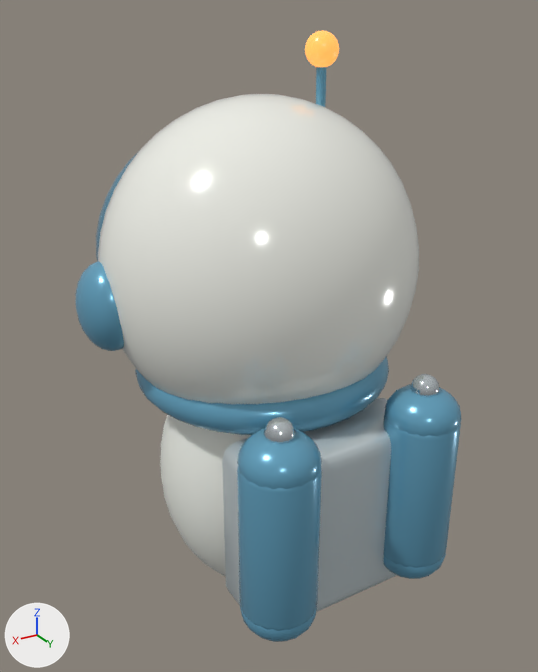
Renders of the glTF model wasm-poc/assets/houston_pilot.glb from each side of a commit.
Before and after are seen from a camera (50 mm lens) standing at (2.43, 4.12, 5.24) and looking at (-0.07, -0.04, 3.17). The lights are fixed; the arrows at lower left show +X, +Y and +Z. The picture after the commit comes second. Where no turn or scale is listed for an object, it has been applied to the vertices. Vertices at exactly the same position are counted once.

The first picture shows 'HoustonPilot'.
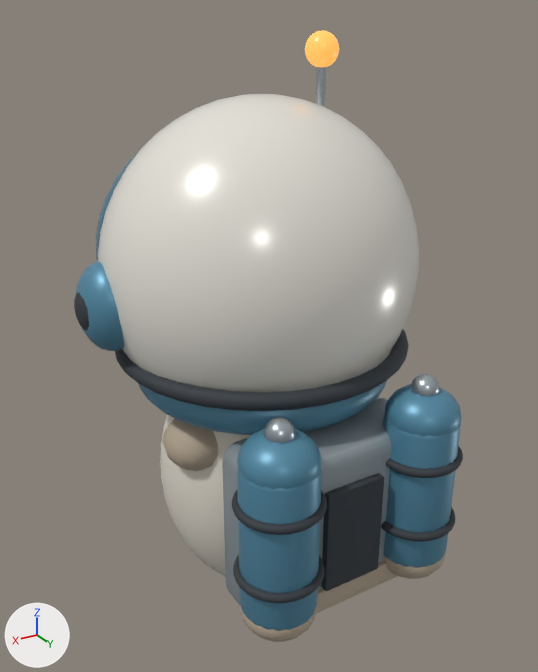
Boxes (x1, y1, x2, y2) around the edits, measured in the pictures (538 x 672 px):
'HoustonPilot', recoloured, surface changed, reshaped
    before: (75, 30, 462, 642)
    after: (74, 30, 463, 642)
part 1 of me_sphere, added
    after: (321, 473, 384, 591)
part 2 of me_sphere, added
    after: (386, 445, 463, 478)
part 3 of me_sphere, added
    after: (381, 507, 455, 542)
part 4 of me_sphere, added
    after: (232, 490, 327, 535)
part 5 of me_sphere, added
    after: (233, 555, 324, 603)
part 6 of me_sphere, added
    after: (115, 329, 409, 411)
part 7 of me_sphere, added
    after: (74, 293, 89, 330)
part 8 of me_sphere, added (beige)
    after: (162, 419, 218, 471)
part 9 of me_sphere, added (beige)
    after: (316, 561, 398, 613)
part 10 of me_sphere, recoloured (white to light grey)
    both: (160, 415, 251, 577)
part 11 of me_sphere, recoloured (blue to light grey)
    both: (316, 67, 327, 107)
part 12 of me_sphere, recoloured
    both: (240, 552, 446, 642)
part 13 of me_sphere, recoloured
    before: (98, 97, 403, 404)
    after: (98, 97, 403, 392)

Patch to the scene script:
```diff
--- a/wasm-poc/assets/houston_pilot.glb.py
+++ b/wasm-poc/assets/houston_pilot.glb.py
@@ mat_houston_blue @@
 mat_houston_blue = principled_material('houston_blue')
-mat_houston_blue.base_color = (0.141, 0.397, 0.571)  # blue #69a9c7
+mat_houston_blue.base_color = (0.0953, 0.27, 0.392)  # blue #578ea8
 mat_houston_blue.metallic = 0.3
-mat_houston_blue.roughness = 0.22
+mat_houston_blue.roughness = 0.4
@@ mat_backpack @@
 mat_backpack = principled_material('backpack')
-mat_backpack.base_color = (0.617, 0.694, 0.716)  # light grey #ced9dc
+mat_backpack.base_color = (0.342, 0.397, 0.423)  # grey #9ea9ae
 mat_backpack.metallic = 0.35
@@ mat_steel @@
 mat_steel = principled_material('steel')
-mat_steel.base_color = (0.723, 0.791, 0.823)  # white #dde6ea
+mat_steel.base_color = (0.479, 0.539, 0.578)  # light grey #b8c2c8
 mat_steel.metallic = 0.94
-mat_steel.roughness = 0.14
+mat_steel.roughness = 0.3
@@ mat_sloth_fur @@
 mat_sloth_fur = principled_material('sloth_fur')
-mat_sloth_fur.base_color = (0.397, 0.279, 0.175)  # beige #a99074
-mat_sloth_fur.roughness = 0.82
+mat_sloth_fur.base_color = (0.332, 0.223, 0.133)  # brown #9c8266
+mat_sloth_fur.roughness = 0.86
@@ mat_sloth_face @@
 mat_sloth_face = principled_material('sloth_face')
-mat_sloth_face.base_color = (0.791, 0.658, 0.468)  # beige #e6d4b6
-mat_sloth_face.roughness = 0.78
+mat_sloth_face.base_color = (0.761, 0.624, 0.392)  # beige #e2cfa8
+mat_sloth_face.roughness = 0.82
@@ mat_sloth_mask @@
 mat_sloth_mask = principled_material('sloth_mask')
-mat_sloth_mask.base_color = (0.107, 0.0666, 0.0452)  # brown #5c493c
-mat_sloth_mask.roughness = 0.78
+mat_sloth_mask.base_color = (0.0844, 0.0513, 0.0343)  # brown #524034
+mat_sloth_mask.roughness = 0.82
@@ mat_cheek @@
 mat_cheek = principled_material('cheek')
-mat_cheek.base_color = (0.694, 0.371, 0.27)  # beige #d9a48e
-mat_cheek.roughness = 0.72
+mat_cheek.base_color = (0.638, 0.328, 0.231)  # brown #d19b84
+mat_cheek.roughness = 0.75
@@ mat_helmet_worn @@
+mat_helmet_worn = principled_material('helmet_worn')
+mat_helmet_worn.base_color = (0.831, 0.807, 0.73)  # white #ebe8de
+mat_helmet_worn.metallic = 0.08
+mat_helmet_worn.roughness = 0.24
@@ mat_suit_dusty @@
+mat_suit_dusty = principled_material('suit_dusty')
+mat_suit_dusty.base_color = (0.738, 0.694, 0.604)  # light grey #dfd9cc
+mat_suit_dusty.metallic = 0.03
+mat_suit_dusty.roughness = 0.58
@@ mat_suit_scuff @@
+mat_suit_scuff = principled_material('suit_scuff')
+mat_suit_scuff.base_color = (0.462, 0.381, 0.287)  # beige #b5a692
+mat_suit_scuff.metallic = 0.02
+mat_suit_scuff.roughness = 0.74
@@ me_sphere @@
-me_sphere.from_pydata(...)  # 6542 vertices, 12960 faces; spans x -1.23..1.23, y -1.52..1.31, z -1.0..2.96
+me_sphere.from_pydata(...)  # 9790 vertices, 19424 faces; spans x -1.24..1.24, y -1.52..1.35, z -1.0..2.96
+# me_sphere part 1: the loose piece of 96 vertices spanning x -0.34..0.34, y -0.79..-0.67, z -0.23..0.23 is copied, and the copy is scaled about its middle by (0.625, 0.674, 1.58), then moved by (0.0, 1.81, 0.05), in mat_strap_dark (dark grey #363c42); it spans x -0.21..0.21, y 1.04..1.12, z -0.31..0.41
+# me_sphere part 2: a new loose piece, a torus around z (ring radius 0.245, tube radius 0.03) spanning x -0.805..-0.255, y 0.795..1.345, z 0.431..0.489, in mat_strap_dark (dark grey #363c42)
+# me_sphere part 3: a new loose piece, a torus around z (ring radius 0.245, tube radius 0.03) spanning x -0.805..-0.255, y 0.795..1.345, z -0.049..0.009, in mat_strap_dark (dark grey #363c42)
+# me_sphere part 4: a new loose piece, a torus around z (ring radius 0.245, tube radius 0.03) spanning x 0.255..0.805, y 0.795..1.345, z 0.431..0.489, in mat_strap_dark (dark grey #363c42)
+# me_sphere part 5: a new loose piece, a torus around z (ring radius 0.245, tube radius 0.03) spanning x 0.255..0.805, y 0.795..1.345, z -0.049..0.009, in mat_strap_dark (dark grey #363c42)
+# me_sphere part 6: a new loose piece, a torus around z (ring radius 0.96, tube radius 0.05) spanning x -1.01..1.01, y -1.04..0.98, z 0.93..1.03, in mat_strap_dark (dark grey #363c42)
+# me_sphere part 7: a new loose piece, a UV sphere (12 segments, 8 rings, poles along z) spanning x 1.12..1.24, y -0.3..-0.02, z 1.23..1.51, in mat_strap_dark (dark grey #363c42)
+# me_sphere part 8: a new loose piece, a UV sphere (12 segments, 8 rings, poles along z) spanning x 0.4..0.84, y -0.09..0.39, z 0.24..0.6, in mat_suit_scuff (beige #b5a692)
+# me_sphere part 9: the loose piece of 96 vertices spanning x -0.34..0.34, y -0.79..-0.67, z -0.23..0.23 is copied, and the copy is scaled about its middle by (1.74, 2.33, 0.348), then moved by (0.0, 1.69, -0.4), in mat_suit_scuff (beige #b5a692); it spans x -0.59..0.59, y 0.82..1.1, z -0.48..-0.32
+# me_sphere part 10: 952 faces spanning x -0.78..0.78, y -0.72..0.72, z -1.0..1.0 switch from mat_suit_white (white #f2f4ec) to mat_suit_dusty (light grey #dfd9cc)
+# me_sphere part 11: 220 faces spanning x -0.48..-0.42, y -0.06..0.0, z 2.39..2.83 switch from mat_houston_blue (blue #69a9c7) to mat_steel (light grey #b8c2c8)
+# me_sphere part 12: 648 faces spanning x -0.77..0.77, y 0.83..1.31, z -0.48..-0.12 switch from mat_houston_blue (blue #69a9c7) to mat_suit_scuff (beige #b5a692)
+# me_sphere part 13: 1656 faces spanning x -1.08..1.08, y -1.02..0.96, z 0.42..2.6 switch from mat_helmet_shell (white #f5f6ee) to mat_helmet_worn (white #ebe8de)
+# other edits to the shape of me_sphere do not show in these pictures
 me_sphere.materials.append(mat_antenna_orange)
@@ me_sphere @@
 me_sphere.materials.append(mat_cheek)
+me_sphere.materials.append(mat_strap_dark)  # dark grey #363c42
```
